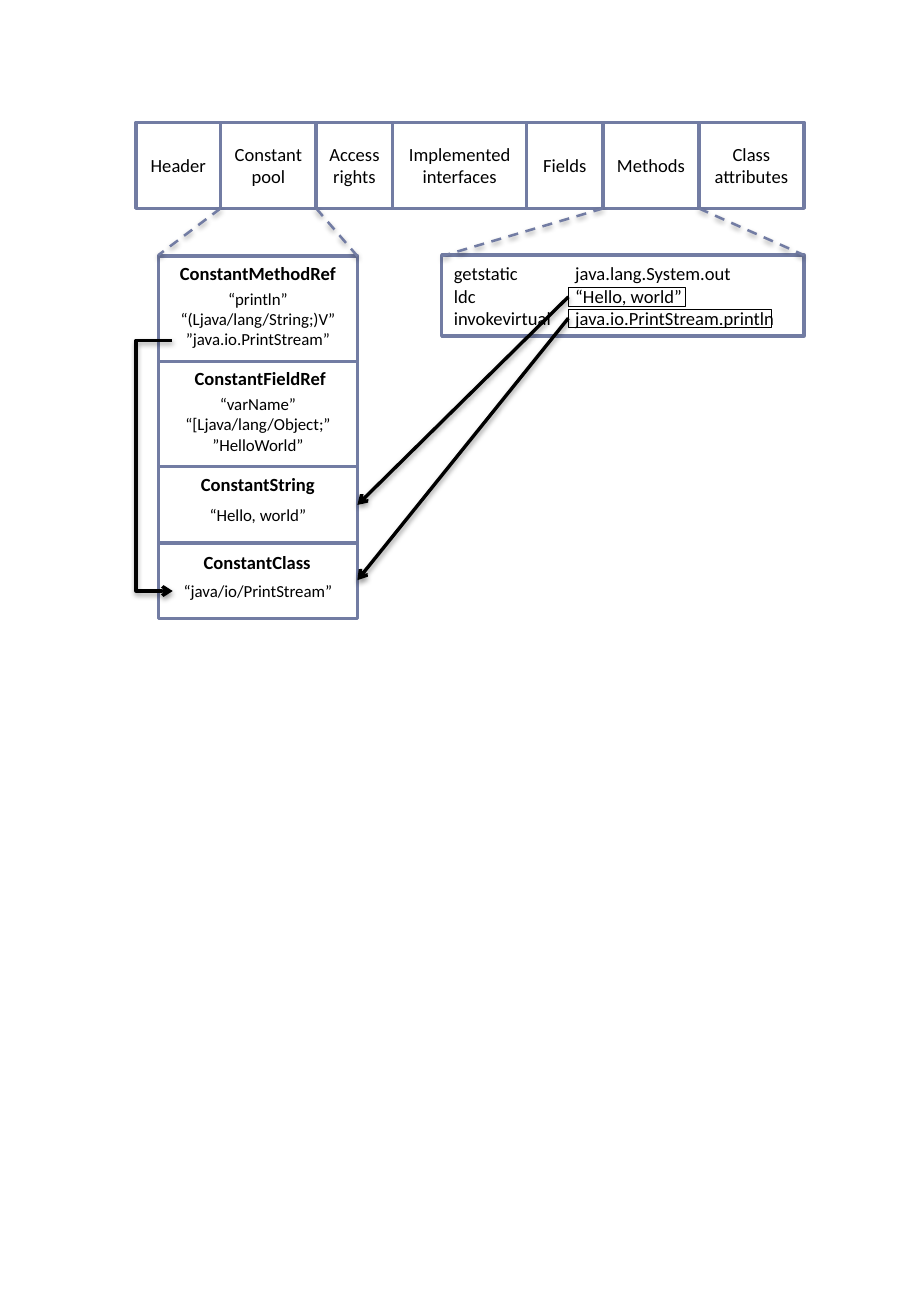
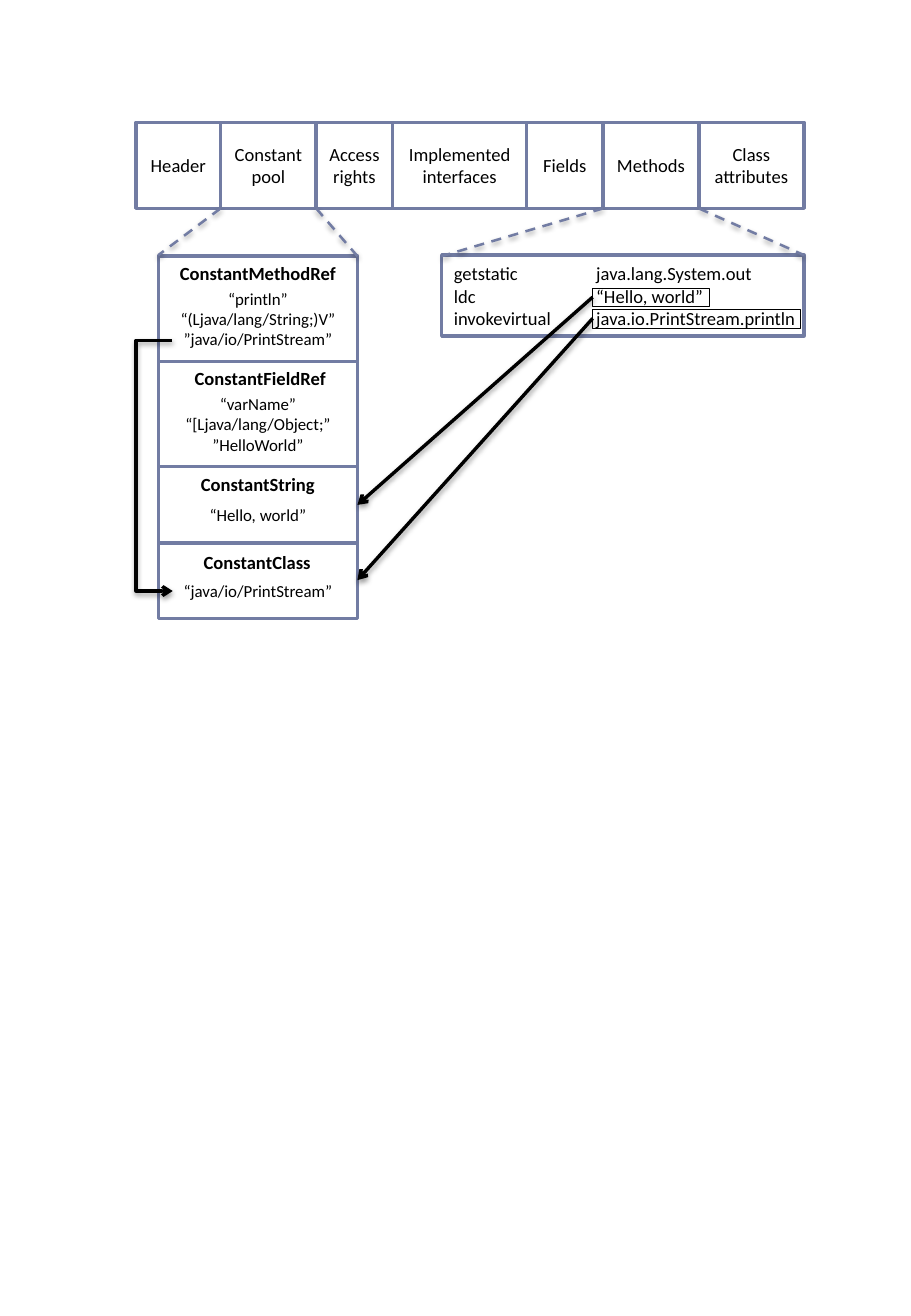
Before and after one commit to donat/incquery-deps, a slide deck: slide 3 of incquery-deps-documentation/visio-diagrams/diagram-source.pptx. Drawn at 911x1316 pixels with LibreOffice and Linux fonts; fonts in the diff are those of the drawing. Boxes give left, top, right and bottom in pixels: in the first picture for what was removed or moved away, otherwise in the second. Text is boxed around its words. In the diff, an @@ line names an element or a change of style, - is before the commit and + after.

```diff
--- a/incquery-deps-documentation/visio-diagrams/diagram-source.pptx
+++ b/incquery-deps-documentation/visio-diagrams/diagram-source.pptx
@@ text "getstatic java.lang.System.out" rewrapped from [454, 267, 774, 328] to [454, 267, 795, 329] @@
@@ arrow moved from (568, 296) - (357, 505) to (593, 298) - (357, 505) @@
@@ rounded rectangle: place and size @@
-rounded rectangle at [568, 288, 685, 306]
+rounded rectangle at [593, 288, 709, 306]
@@ arrow moved from (568, 318) - (357, 581) to (593, 318) - (357, 581) @@
@@ rounded rectangle: place and size @@
-rounded rectangle at [568, 309, 771, 327]
+rounded rectangle at [593, 309, 800, 327]
@@ text in rectangle at [184, 333, 332, 348]: text changed @@
-”java.io.PrintStream”
+”java/io/PrintStream”
```
Also in this commit, not shown: 2 other slides changed, 11 other files.
